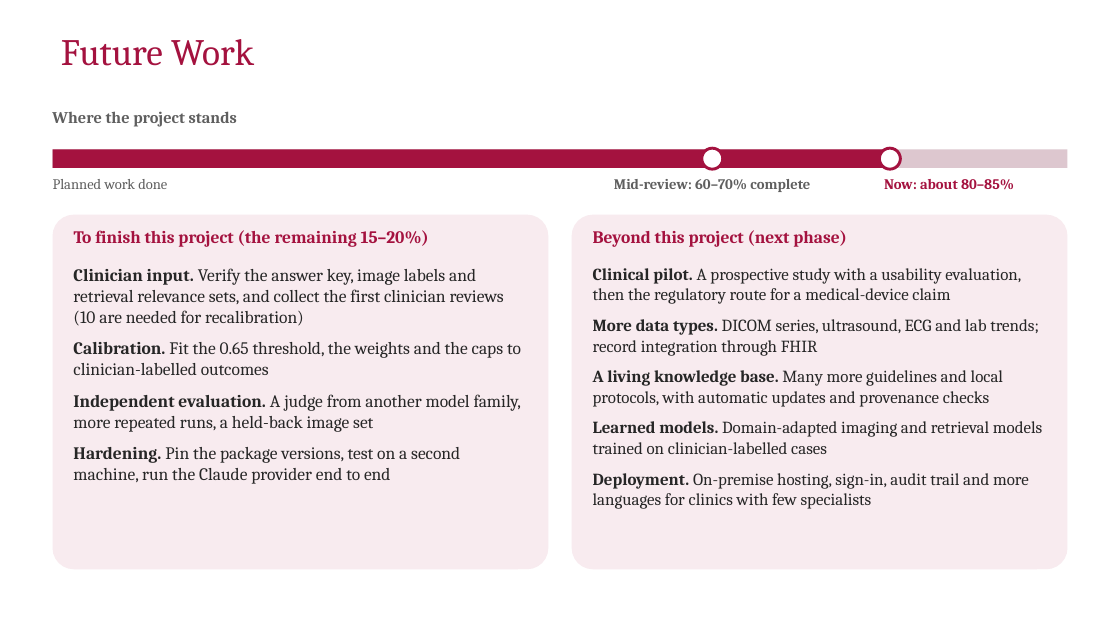
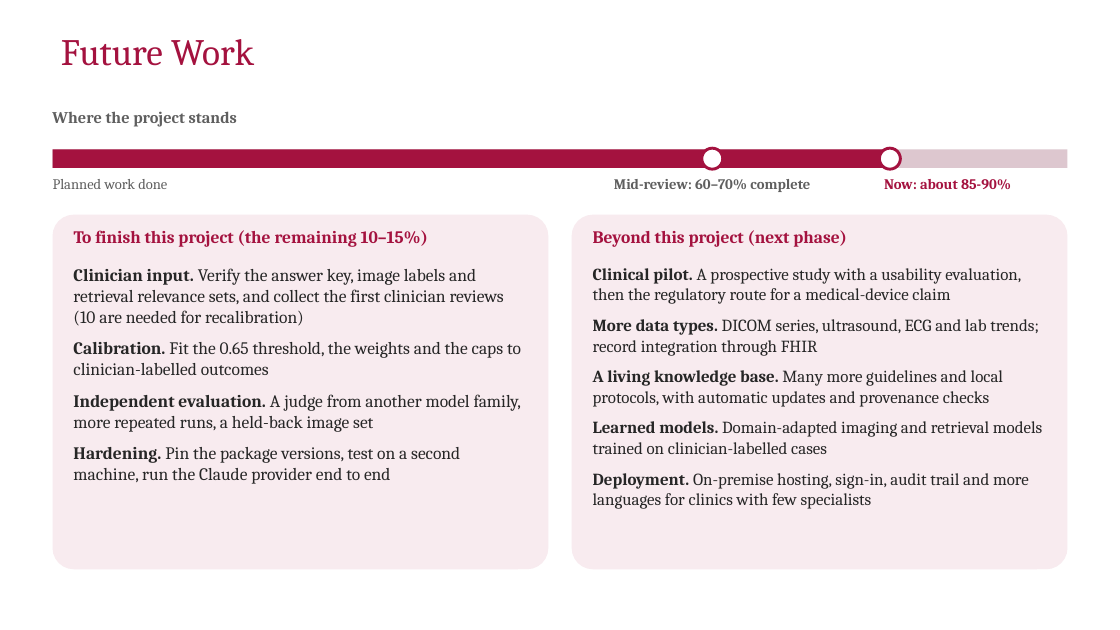
Before and after one commit to hari18305/medorcha, a slide deck: slide 24 of report/MedOrchestrate_Final_Review.pptx. Drawn at 1120x630 pixels with LibreOffice and Linux fonts; fonts in the diff are those of the drawing; background and template pictures are left out. Boxes give left, top, right and bottom in pixels: in the first picture for what was removed or moved away, otherwise in the second. Text is boxed around its words. In the diff, an @@ line names an element or a change of style, - is before the commit and + after.

```diff
--- a/report/MedOrchestrate_Final_Review.pptx
+++ b/report/MedOrchestrate_Final_Review.pptx
@@ text at [884,179,1011,190]: text changed @@
-Now: about 80–85%
+Now: about 85-90%
@@ text at [74,230,428,247]: text changed @@
-To finish this project (the remaining 15–20%)
+To finish this project (the remaining 10–15%)
```
Also in this commit, not shown: 1 other slide changed, 2 other files.
